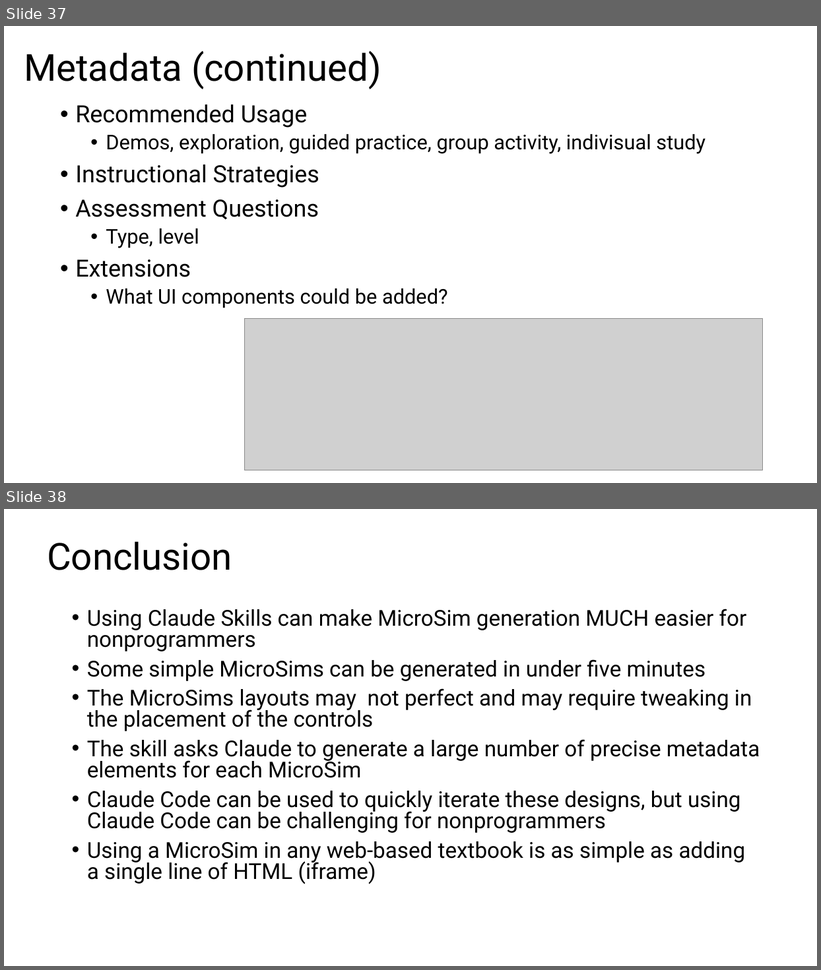
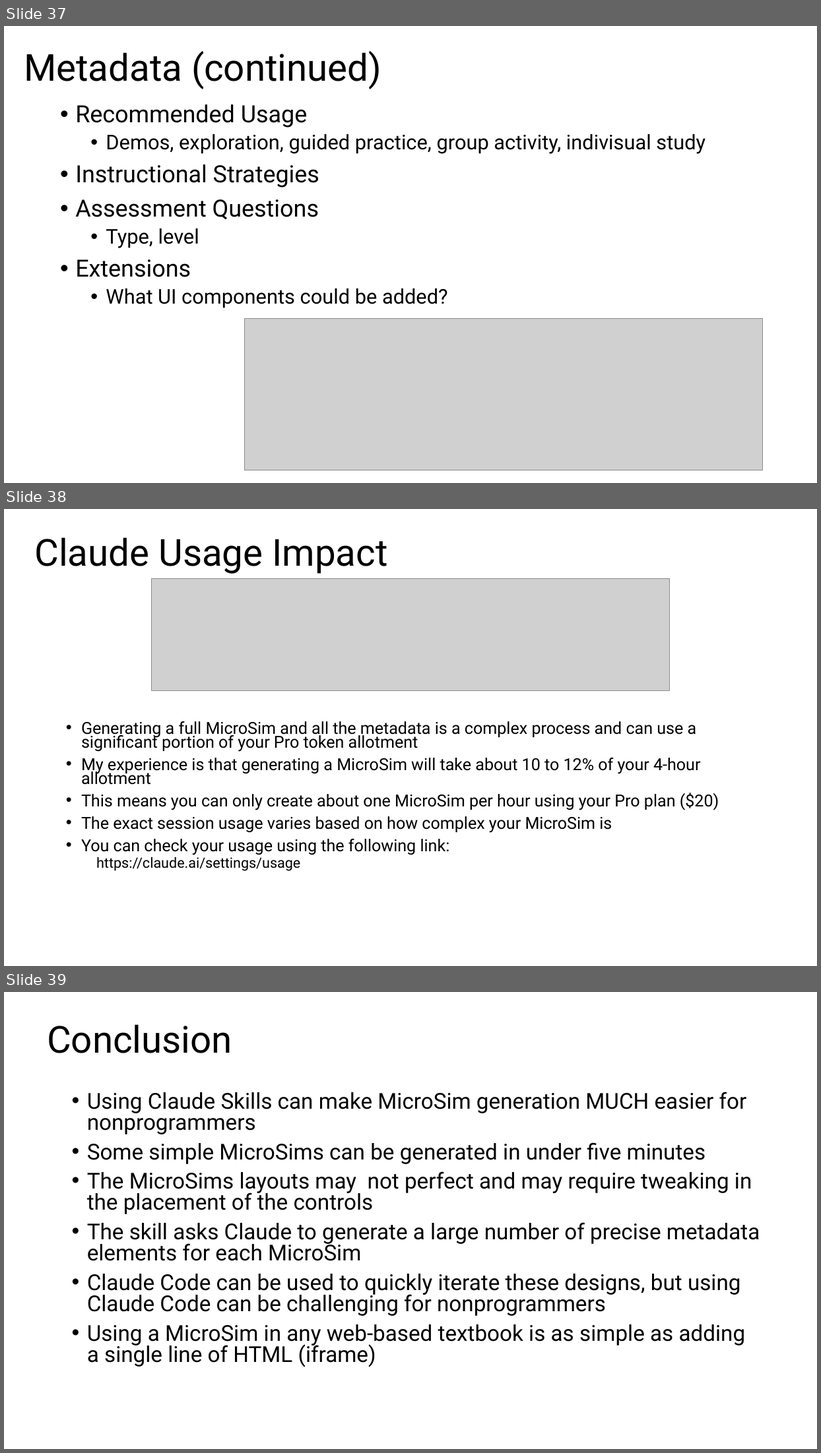
Before and after one commit to dmccreary/microsims, a slide deck: slides/Using-Claude-Skill-to-Generate-MicroSims.pptx. Shown one above the other, each under a label of ours: slides 37 and 38 before the commit, slides 37, 38 and 39 after it. The pictures are 821x970 and 821x1453 pixels, drawn with LibreOffice and Linux fonts; fonts in the diff are those of the drawing; grey boxes stand for pictures. Boxes give left, top, right and bottom in pixels: in the first picture for what was removed or moved away, otherwise in the second. Text is boxed around its words. In the diff, an @@ line names an element or a change of style, - is before the commit and + after.

Commit message:
updating content

```diff
--- a/slides/Using-Claude-Skill-to-Generate-MicroSims.pptx
+++ b/slides/Using-Claude-Skill-to-Generate-MicroSims.pptx
@@ slide 38 added at (x1=4, y1=509, x2=817, y2=966), background #FFFFFF @@
@@ title added at (x1=35, y1=537, x2=387, y2=574), 44 pt, text #000000 @@
+Claude Usage Impact
@@ picture added at (x1=152, y1=578, x2=670, y2=691) @@
@@ text added at (x1=81, y1=722, x2=719, y2=871), 19.6 pt, text #000000 @@
+• Generating a full MicroSim and all the metadata is a complex process and can use a significant portion of your Pro token allotment
+• My experience is that generating a MicroSim will take about 10 to 12% of your 4-hour allotment
+• This means you can only create about one MicroSim per hour using your Pro plan ($20)
+• The exact session usage varies based on how complex your MicroSim is
+• You can check your usage using the following link:
+  https://claude.ai/settings/usage
@@ what was slide 38 is now slide 39 @@
```
